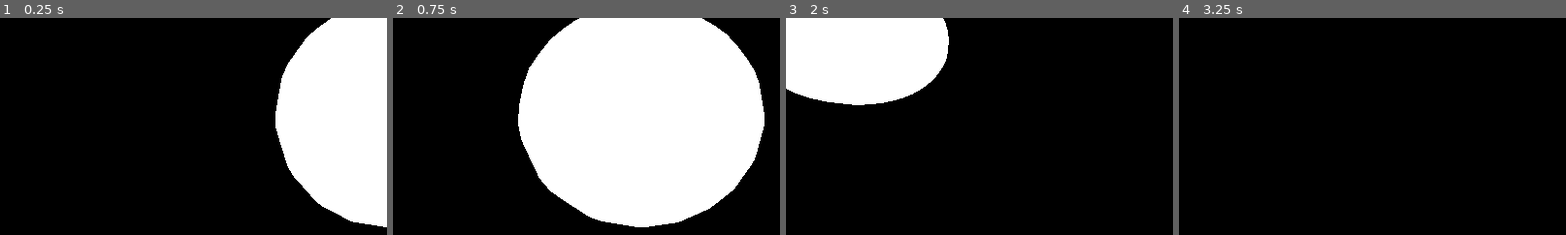
Above: before the commit, frames 1-4 (left to right).
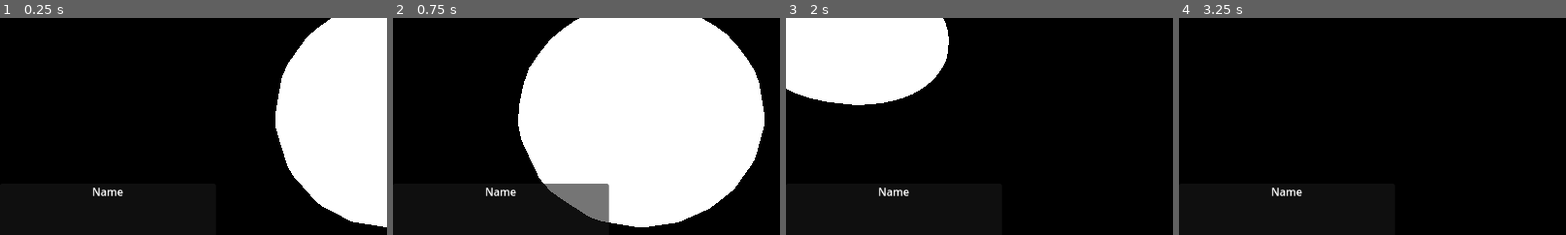
Above: after the commit, the same moments.

Repository: Caine-Coy/CoyVerse
Game: Godot game, scene res://Galaxy.tscn
The game is run twice, just before and just after one commit, with the same random seed, the same clock (stepped at 60 frames per second) and the same inputs.
Inputs (mouse positions are % of the whole screen's width and height, from its top left):
- Up to frame 1 (0.25 s): no input
- Up to frame 2 (0.75 s): tap Enter at 0.5 s; move the mouse to (72, 45) at 0.52 s; hold D (move_right) from 0.53 s (still down); click (72, 45) at 0.6 s
- Up to frame 3 (2 s): move the mouse to (30, 55) at 1.27 s; release D (move_right) at 1.28 s; hold S (move_backward) from 1.28 s (still down); tap Space (deselect) at 1.35 s; click (30, 55) at 1.55 s
- Up to frame 4 (3.25 s): move the mouse to (60, 28) at 2.02 s; release S (move_backward) at 2.03 s; hold D (move_right) 2.03-2.78 s; click (60, 28) at 2.1 s; move the mouse to (45, 70) at 2.77 s; hold W (move_forward) from 2.78 s (still down); click (45, 70) at 2.85 s
The pictures show only the part of the screen within x 0-50%, y 28-78%; the shares and areas given below are measured in that part.

The runs differ from the first frame. In frame 1, 0.2% of the frame differs, in the area x 23-32%, y 78-83%; in frame 2, 2.1%, in the area x 23-56%, y 76-95%; in frame 3, 0.2%; in frame 4, 0.2%.

Commit message:
Fix: Made Object Selection Less Jittery

Diff:
--- a/CameraController.gd
+++ b/CameraController.gd
@@ -16,6 +16,8 @@
 var zoomLevel
 var currSelectedObject
 
+signal update_infobox(object : Node3D)
+
 # Called when the node enters the scene tree for the first time.
 func _ready():
 	pass
@@ -25,8 +27,15 @@
 	_movement(delta)
 	_uiKeys()
 
+func _uiKeys():
+	if Input.is_action_just_released("ui_click"):
+		ScanClickables()
+			#Move Camera to selected object parent
+		if currSelectedObject!=null:
+			if currSelectedObject != get_parent_node_3d():
+				FollowObject(currSelectedObject)
 
-func _uiKeys():
+
 	if Input.is_action_pressed("deselect"):
 		if currSelectedObject != null && get_parent_node_3d() != galacticCore:
 			DetachView()
@@ -43,6 +52,7 @@
 		camRotateNode.rotate(Vector3(1,0,0),tilt_dir*camRotDivisor)
 
 func _input(event):
+	#Zoom
 	if event is InputEventMouseButton:
 		if event.button_index == MOUSE_BUTTON_WHEEL_UP && camera.position.z > camZoomMin:
 			camera.translate_object_local(Vector3(0,0,-1)*camera.position.z*camZoomMult)
@@ -50,17 +60,10 @@
 		if event.button_index == MOUSE_BUTTON_WHEEL_DOWN && camera.position.z < camZoomMax:
 			camera.translate_object_local(Vector3(0,0,1)*camera.position.z*camZoomMult)
 			zoomLevel = int(camera.position.z)
-		if event.button_index == MOUSE_BUTTON_LEFT:
-			ScanClickables()
-			#Move Camera to selected object parent
-			if currSelectedObject!=null:
-				FollowObject(currSelectedObject)
-
-
 
 func object_selected(object):
 	currSelectedObject = object
-
+	update_infobox.emit(currSelectedObject)
 
 func DetachView():
 	var _pos = global_position
@@ -70,7 +73,6 @@
 	global_position = _pos
 
 func FollowObject(object):
-
 	get_parent_node_3d().remove_child(get_node("."))
 	object.add_child(get_node("."))
 	position = focusViewPreset
--- a/CelBody/CelestialBody.gd
+++ b/CelBody/CelestialBody.gd
@@ -4,12 +4,14 @@
 @onready var bodySurface : CSGSphere3D = %Body
 @onready var collisionSurface : CollisionShape3D = %ClickableArea/Collider
 @onready var barycentre : Node3D = get_parent()
+@onready var system : Node3D #
 
 enum bodyType{STAR,PLANET,MOON,ASTEROID}
 var radius
 var rotationSpeed = 0
 # Called when the node enters the scene tree for the first time.
 func _ready():
+	barycentre.name = name
 	pass
 # Called every frame. 'delta' is the elapsed time since the previous frame.
 func _process(delta):
@@ -18,7 +20,7 @@
 func SetRadius(iRadius):
 	radius = iRadius
 	bodySurface.radius = iRadius
-	collisionSurface.shape.set_radius(iRadius)
+	collisionSurface.shape.set_radius(25)
 
 func Orbit(delta):
 	barycentre.rotate(Vector3(0,1,0),rotationSpeed*delta)
--- a/CelBody/Planet/star.tscn
+++ b/CelBody/PrefabScenes/star.tscn
@@ -15,10 +15,13 @@
 backlight = Color(1, 1, 1, 1)
 grow_amount = 16.0
 
+[sub_resource type="SphereShape3D" id="SphereShape3D_mk8fp"]
+radius = 25.0
+
 [node name="Barycentre" type="Node3D"]
 
 [node name="Star" type="Node3D" parent="."]
-script = ExtResource("1_8t758")
+script = ExtResource("1_mcdp7")
 
 [node name="Body" type="CSGSphere3D" parent="Star"]
 unique_name_in_owner = true
@@ -39,7 +42,10 @@
 omni_range = 10000.0
 omni_shadow_mode = 0
 
-[node name="ClickableArea" parent="Star/Body" instance=ExtResource("2_e2hi4")]
+[node name="ClickableArea" parent="Star/Body" instance=ExtResource("2_tpuit")]
 unique_name_in_owner = true
 
+[node name="Collider" parent="Star/Body/ClickableArea" index="0"]
+shape = SubResource("SphereShape3D_mk8fp")
+
 [editable path="Star/Body/ClickableArea"]
--- /dev/null
+++ b/ControlUi.gd
@@ -0,0 +1,8 @@
+extends Control
+
+@onready var nameLabel = $InfoBox/ObjectName
+
+func _on_update_infobox(object):
+	object = object.get_parent()
+	CoyDebug.Log(str(object.name," Requested Infobox Update"),CoyDebug.verbosityStates.ALL)
+	nameLabel.text = object.name
--- a/Galaxy.tscn
+++ b/Galaxy.tscn
@@ -1,7 +1,8 @@
-[gd_scene load_steps=3 format=3 uid="uid://dh4fi4axj6a6h"]
+[gd_scene load_steps=4 format=3 uid="uid://dh4fi4axj6a6h"]
 
 [ext_resource type="Script" path="res://GalacticController.gd" id="1_p65fk"]
 [ext_resource type="PackedScene" uid="uid://brvurbd8fwxxy" path="res://Utility/Camera.tscn" id="2_cgr84"]
+[ext_resource type="Script" path="res://ControlUi.gd" id="3_jming"]
 
 [node name="SceneController" type="Node"]
 
@@ -9,3 +10,37 @@
 script = ExtResource("1_p65fk")
 
 [node name="CameraNode" parent="GalacticCore" instance=ExtResource("2_cgr84")]
+
+[node name="DayTimer" type="Timer" parent="GalacticCore"]
+
+[node name="ControlUi" type="Control" parent="."]
+layout_mode = 3
+anchors_preset = 15
+anchor_right = 1.0
+anchor_bottom = 1.0
+grow_horizontal = 2
+grow_vertical = 2
+mouse_filter = 1
+script = ExtResource("3_jming")
+
+[node name="InfoBox" type="Panel" parent="ControlUi"]
+layout_mode = 1
+anchors_preset = 2
+anchor_top = 1.0
+anchor_bottom = 1.0
+offset_top = -222.0
+offset_right = 321.0
+grow_vertical = 0
+
+[node name="ObjectName" type="Label" parent="ControlUi/InfoBox"]
+layout_mode = 1
+anchors_preset = 5
+anchor_left = 0.5
+anchor_right = 0.5
+offset_left = -23.5
+offset_right = 23.5
+offset_bottom = 26.0
+grow_horizontal = 2
+text = "Name"
+
+[connection signal="update_infobox" from="GalacticCore/CameraNode" to="ControlUi" method="_on_update_infobox"]
--- a/SolarSysController.gd
+++ b/SolarSysController.gd
@@ -2,8 +2,8 @@
 #GalacticCore
 @onready var galaxyController : Node = get_tree().get_nodes_in_group("GalacticCore")[0]
 #Scenes
-var starScene : PackedScene = load("res://CelBody/Planet/star.tscn")
-var planetScene : PackedScene = load("res://CelBody/Planet/planet.tscn")
+var starScene : PackedScene = load("res://CelBody/PrefabScenes/star.tscn")
+var planetScene : PackedScene = load("res://CelBody/PrefabScenes/planet.tscn")
 
 var starCount
 var rotationSpeed = 1
@@ -22,8 +22,10 @@
 
 func makeStar(radius):
 	star = starScene.instantiate()
+
 	add_child(star)
 	star = star.get_child(0)
+	star.name = name
 	star.SetRadius(radius)
 
 func makePlanet(planetNum):
@@ -34,9 +36,8 @@
 	planets.append(planet)
 	star.add_child(planetBary)
 
-	planetBary.name = str(name," ",CoyName.IntToRoman(planetNum+1))
+	planet.name = str(name," ",CoyName.IntToRoman(planetNum+1))
 	planet.position.z = -((galaxyController.SCALE * planetNum) + (starRadius*4))
-
 	planet.SetRadius(10)
 	planet.rotationSpeed = 0.01*planetNum
 
--- a/Utility/Autoloaded/CoyFile.gd
+++ b/Utility/Autoloaded/CoyFile.gd
@@ -6,7 +6,6 @@
 	else:
 		var file = FileAccess.open(_filePath,FileAccess.READ)
 		var json_string = file.get_csv_line()
-		var json = JSON.new()
 		return json_string
 
 func SaveToFileCSV(_data, _filePath:String):
--- a/Utility/Autoloaded/CoyName.gd
+++ b/Utility/Autoloaded/CoyName.gd
@@ -14,7 +14,6 @@
 			_name = starNames[i]
 	return _name
 
-#
 func IntToRoman(_number : int):
 	var _roman_numeral = ''
 	for i in range(_values.size()):
--- /dev/null
+++ b/Utility/Autoloaded/CoyTime.gd
@@ -0,0 +1,15 @@
+extends Node
+
+var timers = []
+
+func _ready():
+	pass
+
+func _process(delta):
+	pass
+
+func dayUpdate():
+	pass
+
+func weekUpdate():
+	pass
--- a/project.godot
+++ b/project.godot
@@ -20,6 +20,7 @@
 CoyDebug="*res://Utility/Autoloaded/CoyDebug.gd"
 CoyName="*res://Utility/Autoloaded/CoyName.gd"
 CoyFile="*res://Utility/Autoloaded/CoyFile.gd"
+CoyTimer="*res://Utility/Autoloaded/CoyTime.gd"
 
 [dotnet]
 
@@ -82,3 +83,8 @@
 "events": [Object(InputEventKey,"resource_local_to_scene":false,"resource_name":"","device":-1,"window_id":0,"alt_pressed":false,"shift_pressed":false,"ctrl_pressed":false,"meta_pressed":false,"pressed":false,"keycode":0,"physical_keycode":32,"key_label":0,"unicode":32,"echo":false,"script":null)
 ]
 }
+ui_click={
+"deadzone": 0.5,
+"events": [Object(InputEventMouseButton,"resource_local_to_scene":false,"resource_name":"","device":-1,"window_id":0,"alt_pressed":false,"shift_pressed":false,"ctrl_pressed":false,"meta_pressed":false,"button_mask":0,"position":Vector2(0, 0),"global_position":Vector2(0, 0),"factor":1.0,"button_index":1,"pressed":false,"double_click":false,"script":null)
+]
+}
Renamed: CelBody/Planet/planet.tscn -> CelBody/PrefabScenes/planet.tscn
Not shown: 1 places in CelBody/PrefabScenes/star.tscn that only renumber resources
